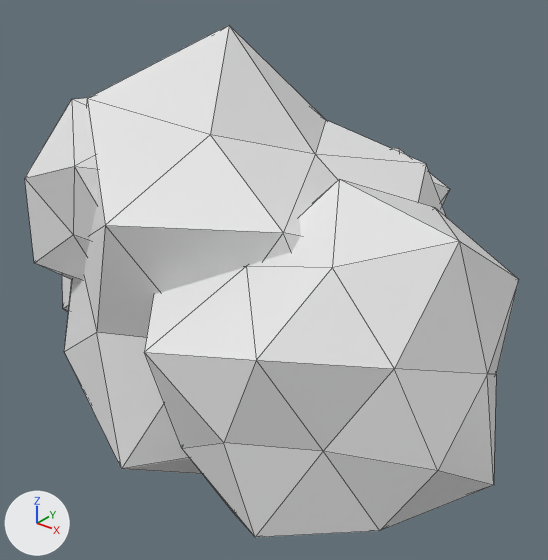
Renders of the glTF model models/world/bush.glb from each side of a commit.
One viewpoint serves both versions: a 50 mm lens placed at (2.5, -2.78, 2.41), pointed at (0.17, 0.13, 0.61). The axes (+X, +Y, +Z) are drawn at lower left. The lights are the same throughout. The first picture is the older version. Mesh edges are drawn as thin lines. Vertices at exactly the same position are counted once.

The first picture shows 'bush'.
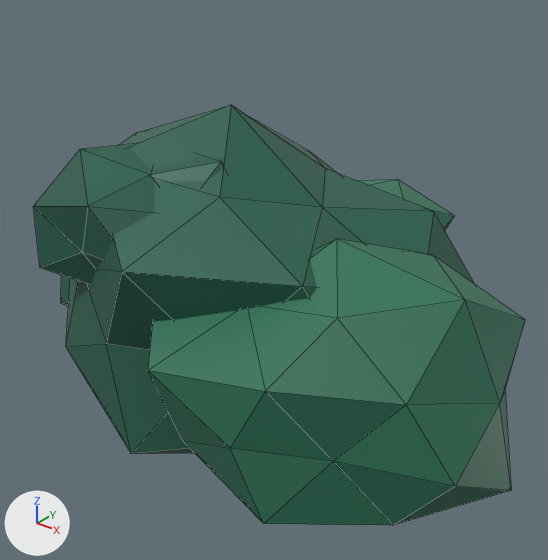
What differs and where, as boxes [x1, y1, x2, y2] in the pictures (548 x 560 px; the box of a moved part takes in the faces that stretch with it):
'bush', recoloured, reshaped (18% shorter): before [25, 25, 519, 537]; after [34, 105, 525, 525]
part 1 of me_mesh_0, moved or reshaped: before [64, 25, 446, 474]; after [66, 105, 475, 454]
part 2 of me_mesh_0, moved or reshaped: before [144, 179, 519, 537]; after [148, 239, 525, 525]
part 3 of me_mesh_0, moved or reshaped: before [62, 276, 72, 312]; after [61, 275, 70, 306]
part 4 of me_mesh_0, moved or reshaped (mostly hidden before): before [393, 148, 450, 205]; after [356, 179, 454, 230]
part 5 of me_mesh_0, moved or reshaped: before [25, 98, 97, 280]; after [34, 143, 225, 285]

What changed in the scene script:
```text
Change mat_vc:
    add n2 = _N.new('ShaderNodeMix'); n2.name = 'Mix'
    add n2.data_type = 'RGBA'
    add n2.blend_type = 'MULTIPLY'
    add n2.inputs[0].default_value = 1.0  # 'Factor'
    add n2.inputs[7].default_value = (0.8, 0.8, 0.8, 1.0)  # 'B', white #e7e7e7
    add n3 = _N.new('ShaderNodeVertexColor'); n3.name = 'Color Attribute'
    where n0 = _N.new('ShaderNodeBsdfPrincipled'); n0.name = 'Principled BSDF'
    add _L.new(n2.outputs[2], n0.inputs[0])  # 'Result' to 'Base Color'
    add _L.new(n3.outputs[0], n2.inputs[6])  # 'Color' to 'A'
Change me_mesh_0:
    used by ob_bush; location = (0.0, 0.0, 0.0)
    remove me_mesh_0.from_pydata(...)  # 210 vertices, 400 faces; spans x -1.34..1.67, y -1.07..1.44, z -0.54..1.93
    add me_mesh_0.from_pydata(...)  # 210 vertices, 400 faces; spans x -1.42..1.75, y -1.03..1.41, z -0.33..1.56
    me_mesh_0 part 1: the loose piece of 42 vertices spanning x -1.01..1.08, y -1.04..1.07, z -0.54..1.93 is scaled about its middle by (1.1, 0.952, 0.762), then moved by (0.0, 0.0, -0.08)
    me_mesh_0 part 2: the loose piece of 42 vertices spanning x 0.1..1.67, y -1.07..0.5, z -0.21..1.43 is scaled about its middle by (1.09, 0.949, 0.759), then moved by (0.0, 0.0, -0.06)
    me_mesh_0 part 3: the loose piece of 42 vertices spanning x -1.34..0.06, y -0.4..0.96, z -0.21..1.22 is scaled about its middle by (1.12, 0.971, 0.777), then moved by (0.01, 0.0, -0.04)
    me_mesh_0 part 4: the loose piece of 42 vertices spanning x -0.62..0.81, y 0.18..1.44, z -0.14..1.17 is scaled about its middle by (1.1, 0.954, 0.763), then moved by (0.0, 0.0, -0.04)
    me_mesh_0 part 5: the loose piece of 42 vertices spanning x -0.8..0.41, y -0.9..0.3, z 0.54..1.65 is scaled about its middle by (1.07, 0.933, 0.747), then moved by (0.0, 0.0, -0.1)
    me_mesh_0 part 6: vertex colours changed
```
